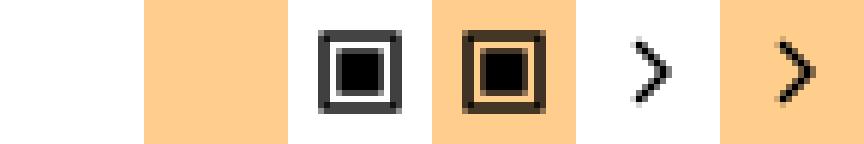
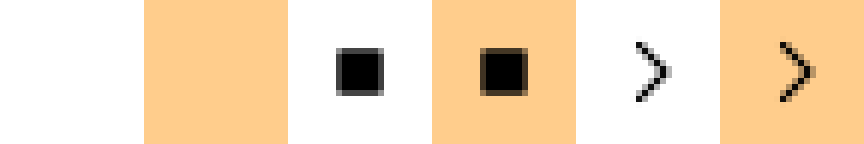
Layers edited between the first and the second (864, 144) image:
painted on "#2-1" over [318, 30, 402, 114]
"#3-1": opacity 100% → 50%, painted on it, unmasked it over [462, 30, 546, 114]
painted on "#3-0" over [462, 30, 546, 114]
painted on "#4-1" over [630, 36, 672, 108]
added layer "#5-2" in group "#5" over [774, 36, 816, 108]
"#5-1": opacity 100% → 50%, painted on it, unmasked it over [774, 36, 816, 108]
painted on "#5-0" over [774, 36, 816, 108]
